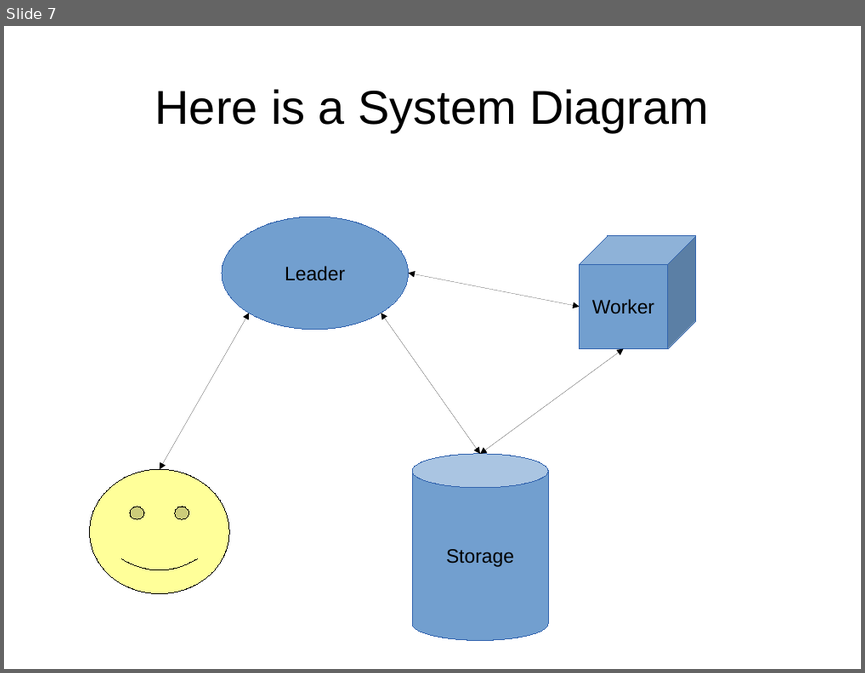
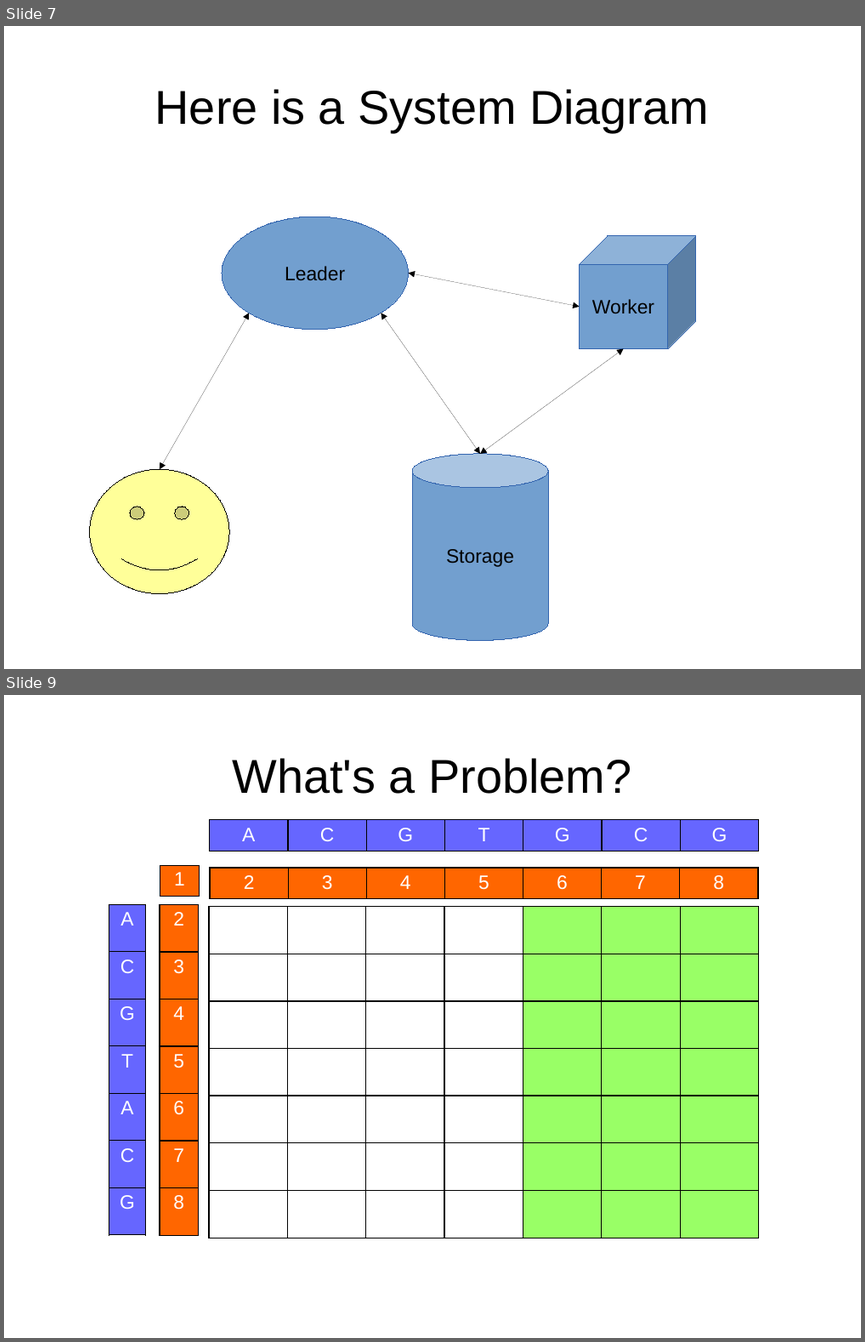
Before and after one commit to junekihong/GenomicsProject, a slide deck: Presentation.odp. Shown one above the other, each under a label of ours: slide 7 before the commit, slides 7 and 9 after it; the slides between them are not shown. The pictures are 865x673 and 865x1342 pixels, drawn with LibreOffice and Linux fonts; fonts in the diff are those of the drawing. Boxes give left, top, right and bottom in pixels: in the first picture for what was removed or moved away, otherwise in the second. Text is boxed around its words. In the diff, an @@ line names an element or a change of style, - is before the commit and + after.

Commit message:
Add pictures of problems

```diff
--- a/Presentation.odp
+++ b/Presentation.odp
@@ slide 9 added at <box>4,695,861,1338</box>, background #FFFFFF @@
@@ title added at <box>233,758,631,794</box>, 44 pt, text #000000 @@
+What's a Problem?
@@ table added at <box>209,820,759,851</box>, 1 rows, 7 columns @@
+A | C | G | T | G | C | G
@@ table added at <box>160,864,200,894</box>, 1 rows, 1 columns @@
+1
@@ table added at <box>210,868,760,897</box>, 1 rows, 7 columns @@
+2 | 3 | 4 | 5 | 6 | 7 | 8
@@ table added at <box>109,904,145,1235</box>, 7 rows, 1 columns @@
+A
+C
+G
+T
+A
+C
+G
@@ table added at <box>160,905,199,1236</box>, 7 rows, 1 columns @@
+2
+3
+4
+5
+6
+7
+8
@@ table added at <box>209,907,759,1237</box>, 7 rows, 7 columns @@
+ |  |  |  |  |  | 
+ |  |  |  |  |  | 
+ |  |  |  |  |  | 
+ |  |  |  |  |  | 
+ |  |  |  |  |  | 
+ |  |  |  |  |  | 
+ |  |  |  |  |  | 
```
Also in this commit, not shown: 3 other slides added, 2 slides removed.
